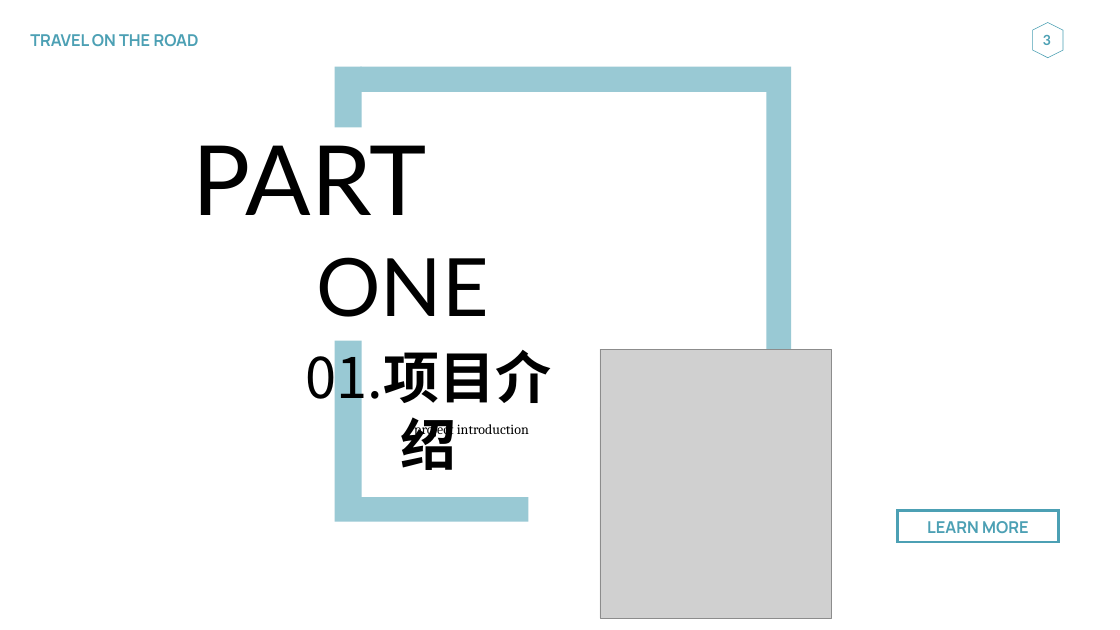
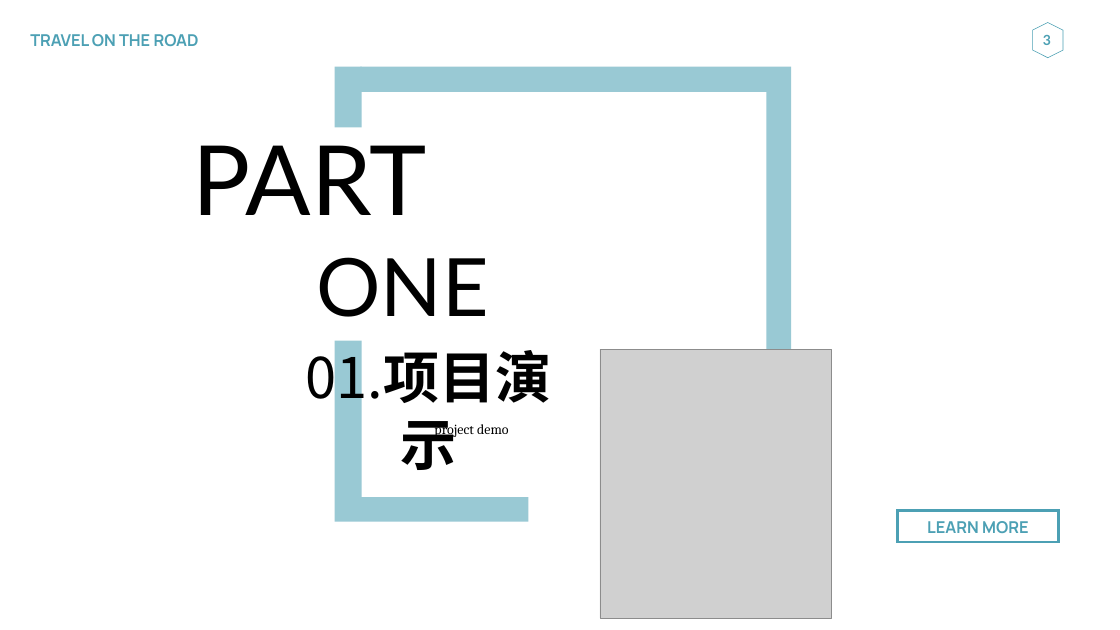
Before and after one commit to ZUCC-MUSICDREAM/start, a slide deck: slide 3 of SE2021-G013-项目计划书/选题ppt.pptx. Drawn at 1120x630 pixels with LibreOffice and Linux fonts; fonts in the diff are those of the drawing; grey boxes stand for pictures. Boxes give left, top, right and bottom in pixels: in the first picture for what was removed or moved away, otherwise in the second. Text is boxed around its words. In the diff, an @@ line names an element or a change of style, - is before the commit and + after.

```diff
--- a/SE2021-G013-项目计划书/选题ppt.pptx
+++ b/SE2021-G013-项目计划书/选题ppt.pptx
@@ text at (305, 342, 551, 470): text changed @@
-01.项目介绍
+01.项目演示
@@ text at (434, 421, 509, 437): text changed @@
-project introduction
+project demo
```
Also in this commit, not shown: 9 other slides changed, 1 slide added, 1 slide removed.
